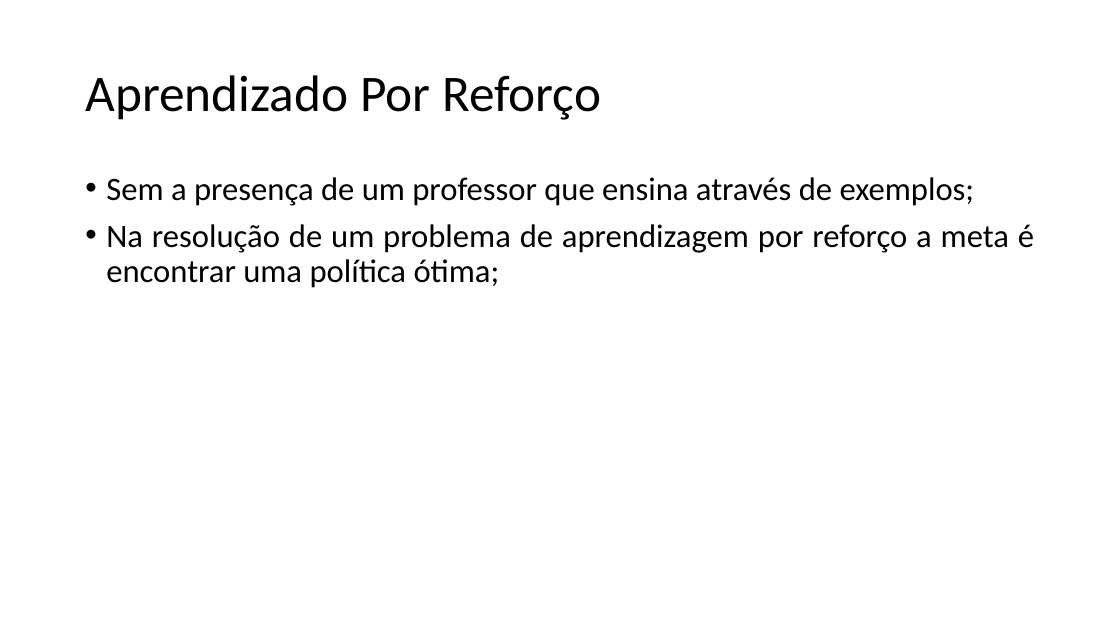
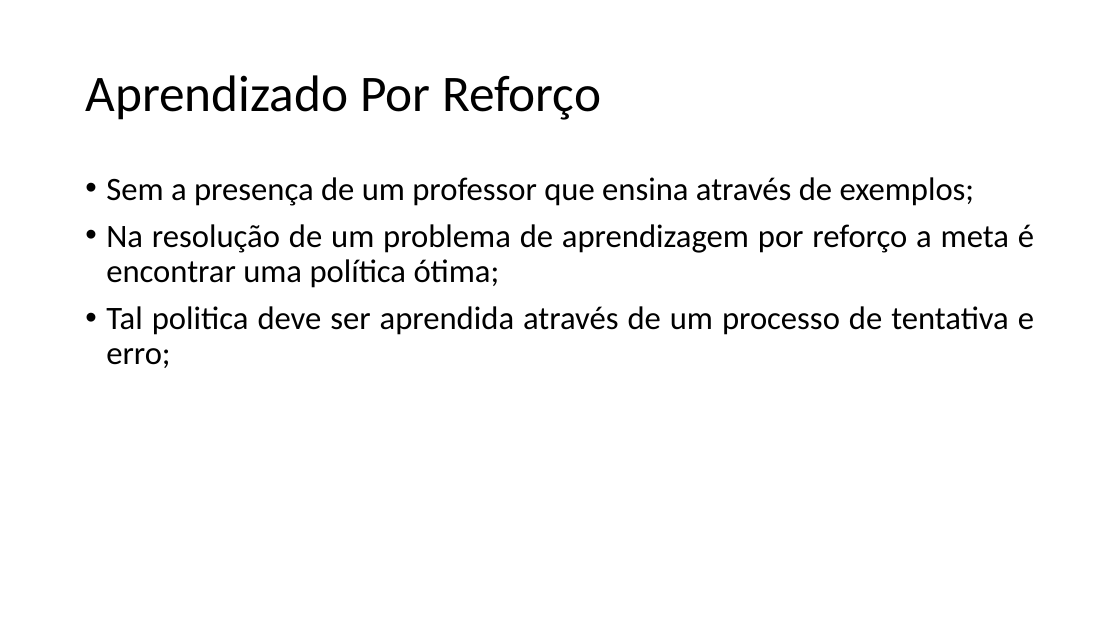
Before and after one commit to Marcosnto/ia-shopping-peixoto-robot, a slide deck: slide 3 of Apresentação/Slide.pptx (slide 4 before the commit). Drawn at 1120x630 pixels with LibreOffice and Linux fonts; fonts in the diff are those of the drawing. Boxes give left, top, right and bottom in pixels: in the first picture for what was removed or moved away, otherwise in the second. Text is boxed around its words. In the diff, an @@ line names an element or a change of style, - is before the commit and + after.

```diff
--- a/Apresentação/Slide.pptx
+++ b/Apresentação/Slide.pptx
@@ text at (106, 306, 1034, 368): paragraph added @@
+• Tal politica deve ser aprendida através de um processo de tentativa e erro;
```
Also in this commit, not shown: 2 other slides changed, 1 slide added.
